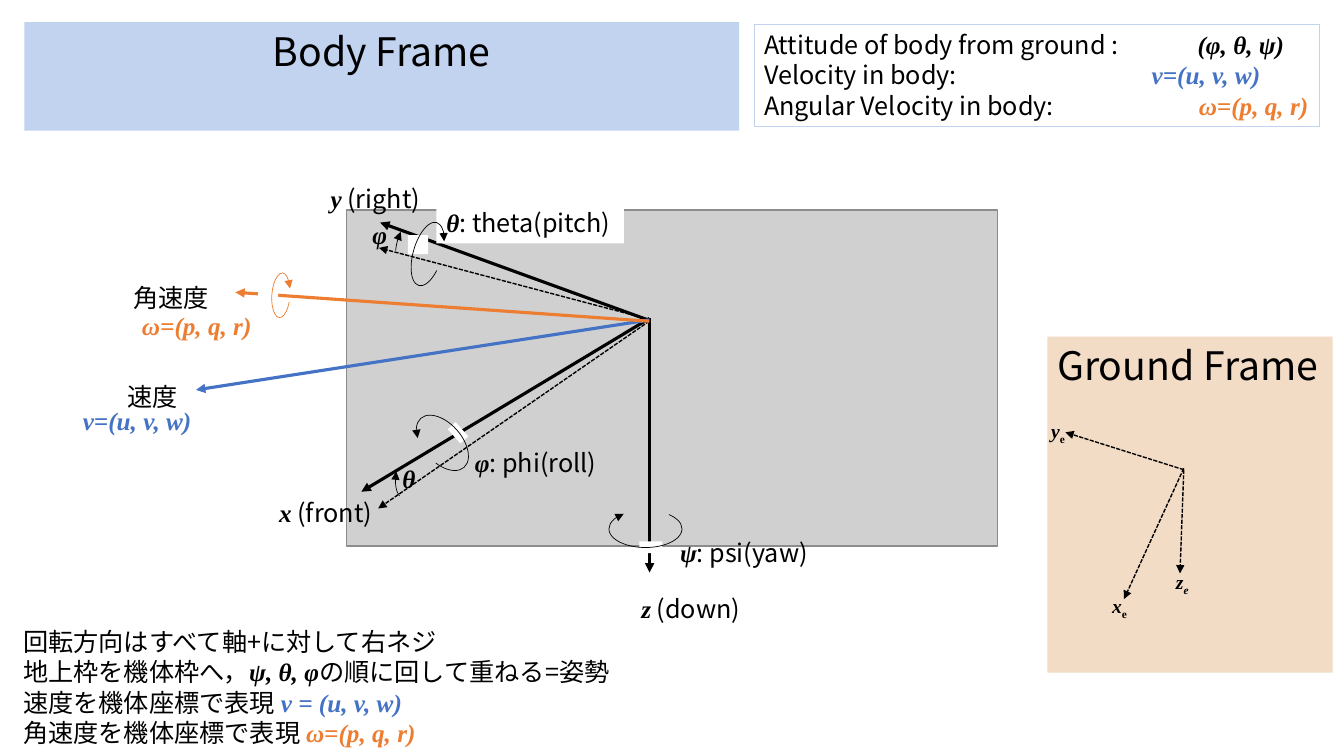
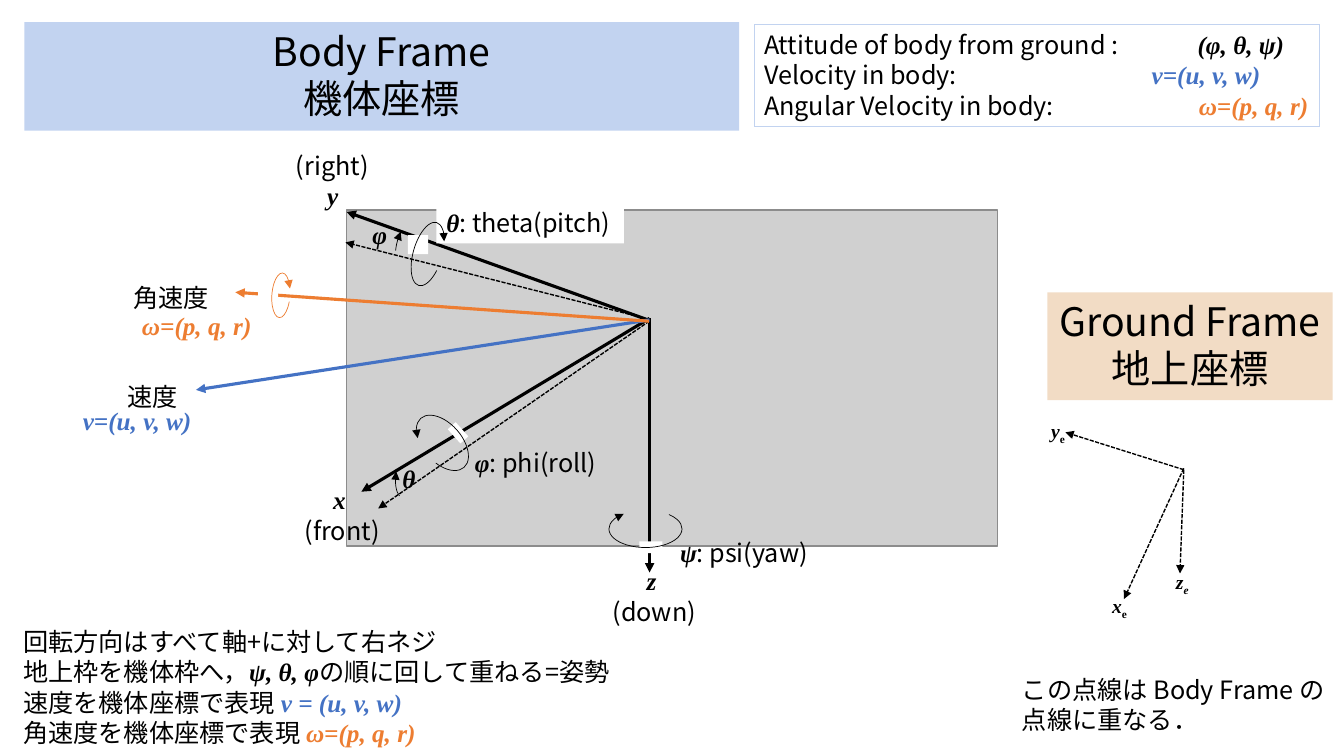
Before and after one commit to toppers/hakoniwa-px4sim, a slide deck: slide 2 of drone_physics/drone_frames.pptx. Drawn at 1344x756 pixels with LibreOffice and Linux fonts; fonts in the diff are those of the drawing; grey boxes stand for pictures. Boxes give left, top, right and bottom in pixels: in the first picture for what was removed or moved away, otherwise in the second. Text is boxed around its words. In the diff, an @@ line names an element or a change of style, - is before the commit and + after.

```diff
--- a/drone_physics/drone_frames.pptx
+++ b/drone_physics/drone_frames.pptx
@@ text in rectangle at (304, 73, 461, 116): paragraph added @@
+機体座標
@@ text at (296, 154, 369, 211): text changed @@
-y (right)
+(right)
+y
@@ arrow moved from (646, 320) - (380, 223) to (646, 320) - (347, 212) @@
@@ arrow moved from (645, 319) - (379, 248) to (645, 319) - (346, 242) @@
@@ rectangle "Ground Frame": place and size @@
-rectangle "Ground Frame" at (1048, 337, 1333, 673)
+rectangle "Ground Frame" at (1048, 292, 1333, 400)
@@ text in rectangle at (1060, 304, 1321, 337): alignment left to centre @@
@@ text in rectangle at (1112, 350, 1269, 386): paragraph added @@
+地上座標
@@ text at (305, 497, 380, 546): text changed @@
-x (front)
+x
+(front)
@@ text at (613, 570, 696, 626): text changed @@
-z (down)
+z
+(down)
@@ text added at (1022, 677, 1324, 731), 18 pt, text #000000 @@
+この点線は Body Frame の
+点線に重なる．
```
Also in this commit, not shown: 7 other slides changed, 7 slides added, 1 slide removed, 2 other files.
